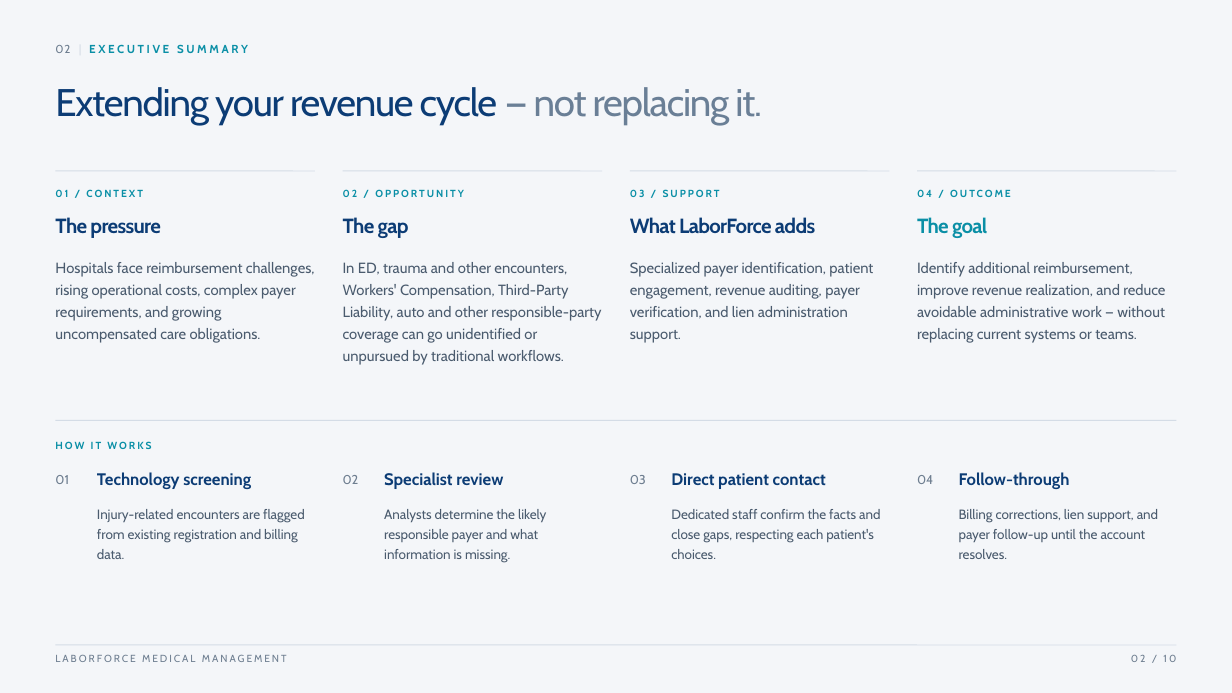
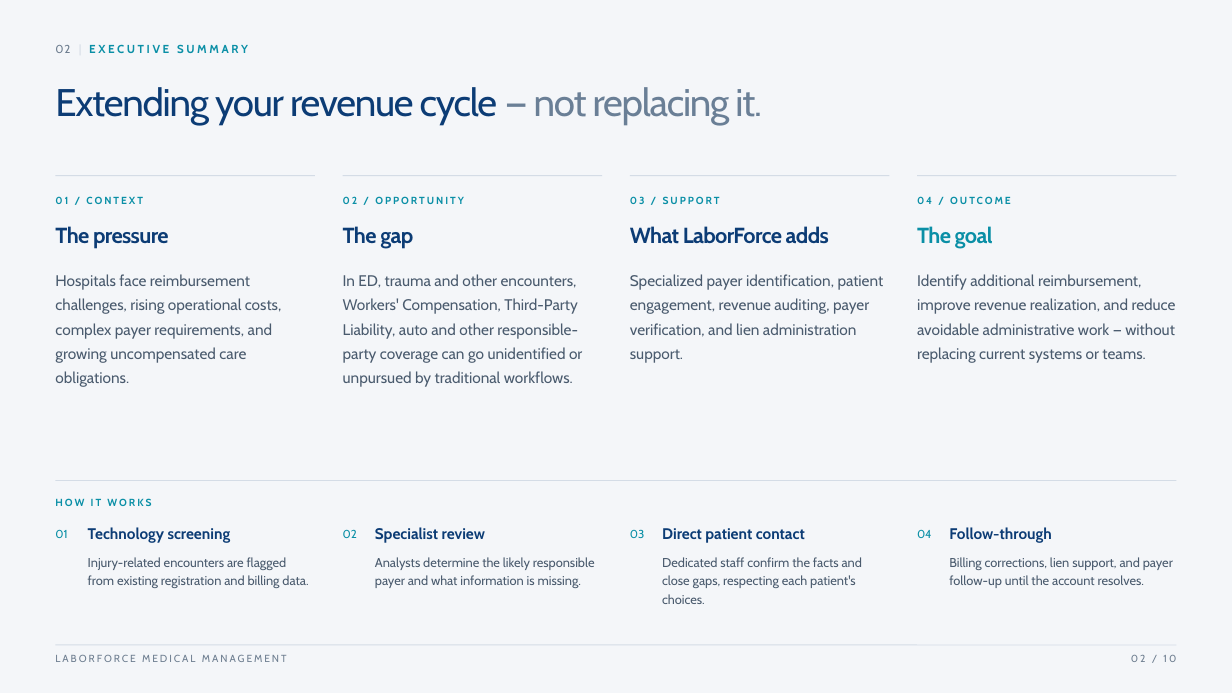
Before and after one commit to GMyoung/laborforce-deck, a slide deck: slide 2 of LaborForce_CookCountyHealth.pptx. Drawn at 1232x693 pixels with LibreOffice and Linux fonts; fonts in the diff are those of the drawing. Boxes give left, top, right and bottom in pixels: in the first picture for what was removed or moved away, otherwise in the second. Text is boxed around its words. In the diff, an @@ line names an element or a change of style, - is before the commit and + after.

```diff
--- a/LaborForce_CookCountyHealth.pptx
+++ b/LaborForce_CookCountyHealth.pptx
@@ 4 texts, 4 lines: place and size @@
-4 texts, 4 lines at [55,171,1177,197]
+4 texts, 4 lines at [55,176,1177,204]
@@ 4 texts: place and size @@
-4 texts at [55,217,987,238]
+4 texts at [55,226,993,249]
@@ size 16 to 17 pt in 4 elements at [55,226,169,249], [343,226,413,249], [630,226,829,244], [917,226,993,249] @@
@@ text "Hospitals face reimbursement challenges, rising ...": place and size @@
-text "Hospitals face reimbursement challenges, rising ..." at [55,262,315,343]
+text "Hospitals face reimbursement challenges, rising ..." at [55,274,282,387]
@@ text "In ED, trauma and other ...": place and size @@
-text "In ED, trauma and other ..." at [343,262,601,365]
+text "In ED, trauma and other ..." at [343,274,582,387]
@@ text "Specialized payer identification, patient engagement, ...": place and size @@
-text "Specialized payer identification, patient engagement, ..." at [630,262,873,343]
+text "Specialized payer identification, patient engagement, ..." at [630,274,884,363]
@@ size 11.5 to 12 pt; line spacing 1.25 to 1.3 in 4 elements at [55,274,282,387], [343,274,582,387], [630,274,884,363], [917,274,1176,363] @@
@@ text "Identify additional reimbursement, improve revenue ...": place and size @@
-text "Identify additional reimbursement, improve revenue ..." at [917,262,1165,343]
+text "Identify additional reimbursement, improve revenue ..." at [917,274,1176,363]
@@ text "HOW IT WORKS": place and size @@
-text "HOW IT WORKS" at [55,441,151,449]
+text "HOW IT WORKS" at [55,498,151,506]
@@ line moved from (55, 421) - (1177, 421) to (55, 481) - (1177, 481) @@
@@ text "01": place and size @@
-text "01" at [55,475,69,484]
+text "01" at [55,529,67,538]
@@ text "Technology screening": place and size @@
-text "Technology screening" at [97,472,251,489]
+text "Technology screening" at [88,527,231,543]
@@ text "02": place and size @@
-text "02" at [343,475,359,484]
+text "02" at [343,529,357,538]
@@ text "Specialist review": place and size @@
-text "Specialist review" at [384,472,503,489]
+text "Specialist review" at [375,527,485,543]
@@ text "03": place and size @@
-text "03" at [630,475,646,484]
+text "03" at [630,529,645,538]
@@ text "Direct patient contact": place and size @@
-text "Direct patient contact" at [671,473,826,489]
+text "Direct patient contact" at [662,528,805,543]
@@ size 10 to 9 pt, text colour #6E7E90 to #0A8FA6 in 4 elements at [55,529,67,538], [343,529,357,538], [630,529,645,538], [917,529,932,538] @@
@@ text "04": place and size @@
-text "04" at [917,475,933,484]
+text "04" at [917,529,932,538]
@@ size 13 to 12 pt in 4 elements at [88,527,231,543], [375,527,485,543], [662,528,805,543], [949,527,1052,543] @@
@@ text "Follow-through": place and size @@
-text "Follow-through" at [959,472,1070,489]
+text "Follow-through" at [949,527,1052,543]
@@ text "Injury-related encounters are flagged from ...": place and size @@
-text "Injury-related encounters are flagged from ..." at [97,509,305,559]
+text "Injury-related encounters are flagged from ..." at [88,557,308,588]
@@ text "Analysts determine the likely responsible ...": place and size @@
-text "Analysts determine the likely responsible ..." at [384,509,546,563]
+text "Analysts determine the likely responsible ..." at [375,557,595,588]
@@ text "Dedicated staff confirm the facts ...": place and size @@
-text "Dedicated staff confirm the facts ..." at [671,509,880,559]
+text "Dedicated staff confirm the facts ..." at [662,557,862,604]
@@ size 10.5 to 10 pt; line spacing 1.25 to 1.2 in 4 elements at [88,557,308,588], [375,557,595,588], [662,557,862,604], [949,557,1173,588] @@
@@ text "Billing corrections, lien support, and ...": place and size @@
-text "Billing corrections, lien support, and ..." at [959,509,1158,559]
+text "Billing corrections, lien support, and ..." at [949,557,1173,588]
```
Also in this commit, not shown: 8 other slides changed, 1 other file.
